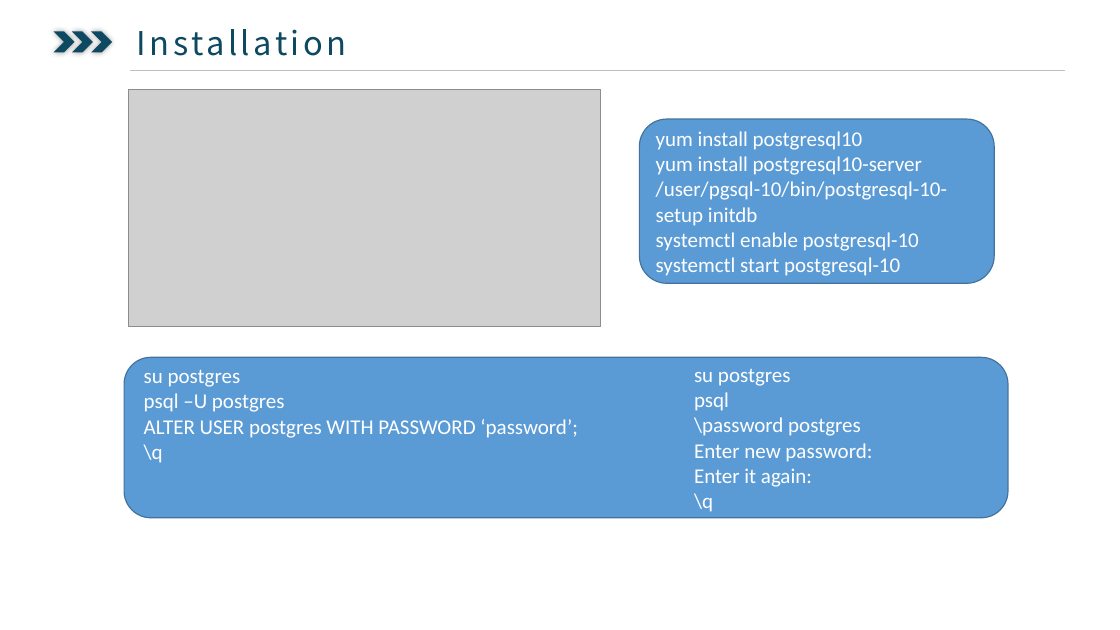
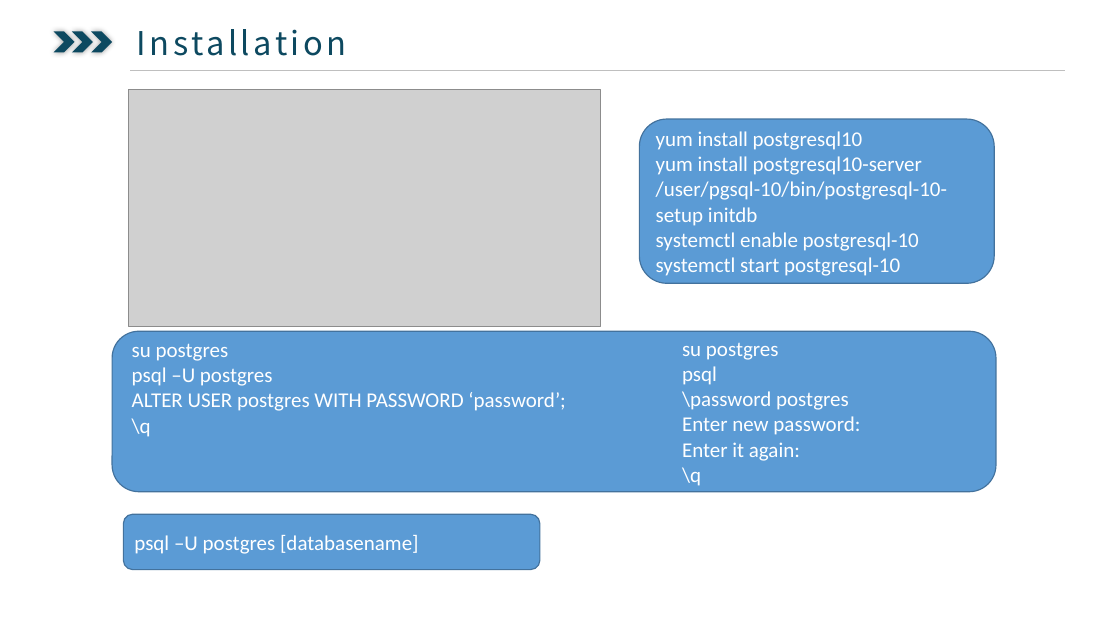
Before and after one commit to ysglyl/ppts, a slide deck: slide 2 of postgresql.pptx. Drawn at 1120x630 pixels with LibreOffice and Linux fonts; fonts in the diff are those of the drawing; grey boxes stand for pictures. Boxes give left, top, right and bottom in pixels: in the first picture for what was removed or moved away, otherwise in the second. Text is boxed around its words. In the diff, an @@ line names an element or a change of style, - is before the commit and + after.

```diff
--- a/postgresql.pptx
+++ b/postgresql.pptx
@@ 2 texts, 1 rounded rectangle: place and size @@
-2 texts, 1 rounded rectangle at (124,357,1008,518)
+2 texts, 1 rounded rectangle at (112,331,996,492)
@@ rounded rectangle added at (124,514,540,570), fill #5B9BD5, outline #43739E 1 pt, 18 pt, text #FFFFFF @@
+psql –U postgres [databasename]
```
Also in this commit, not shown: 4 slides added, 2 slides removed, 3 other files.
